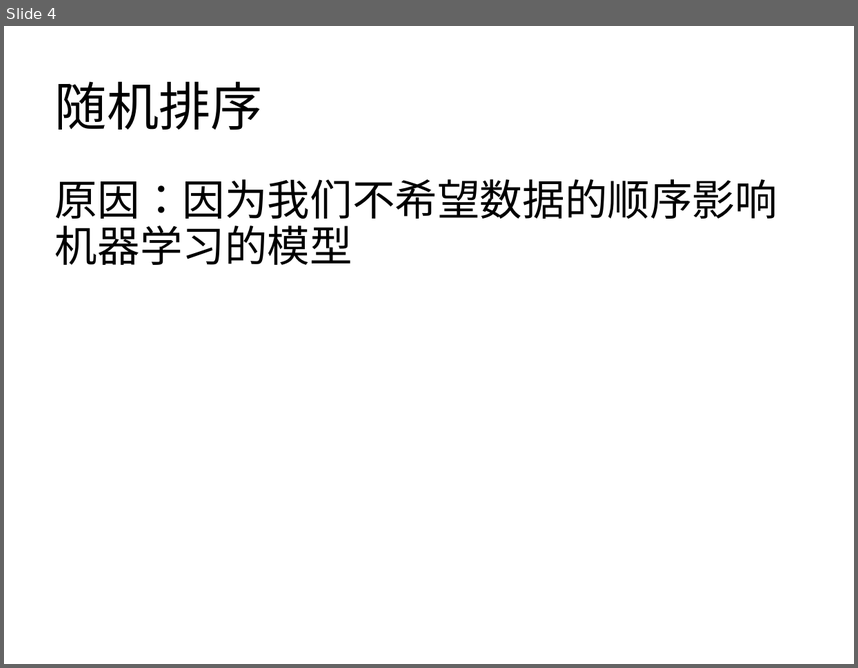
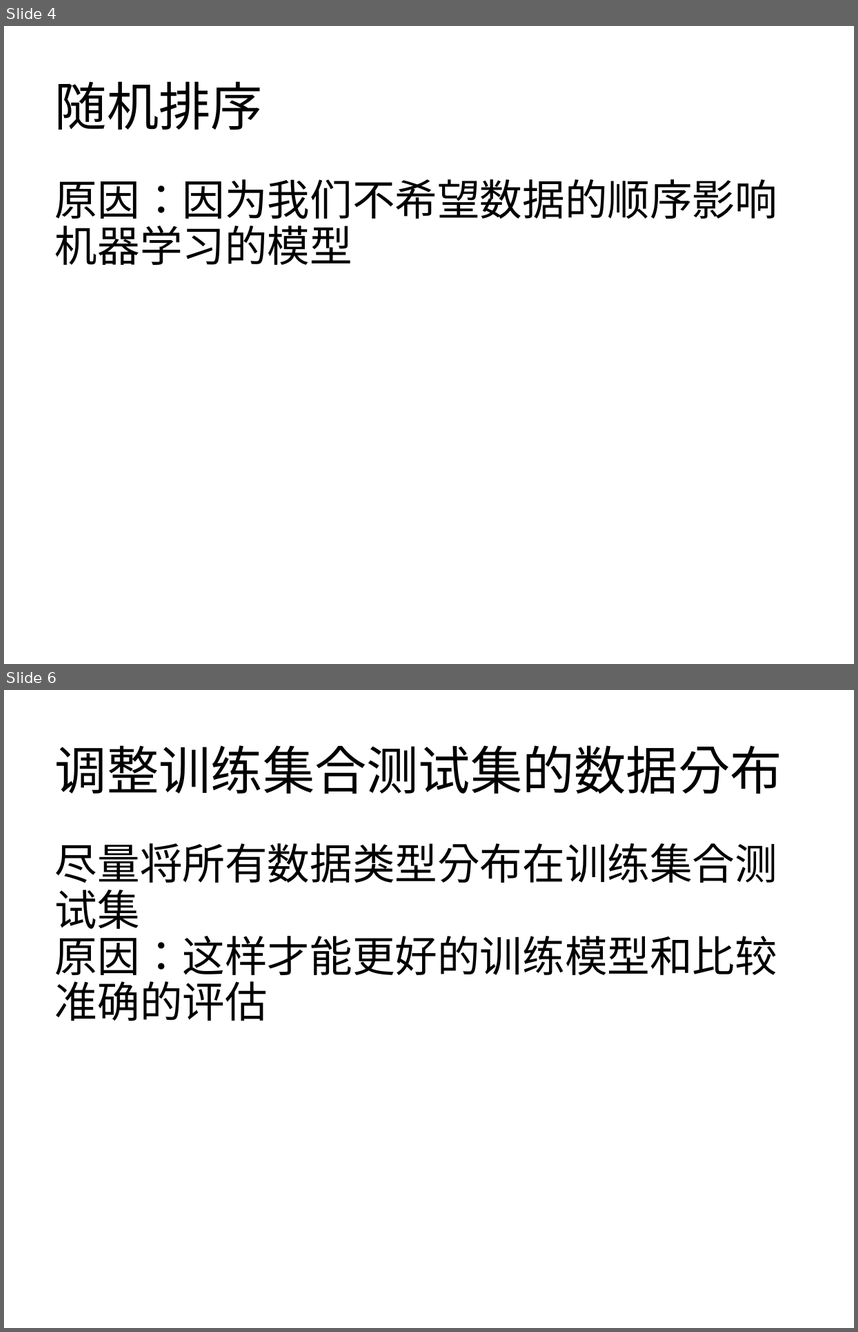
Before and after one commit to zznan0o0/Machine-Learning-materilas, a slide deck: 机器学习.pptx. Shown one above the other, each under a label of ours: slide 4 before the commit, slides 4 and 6 after it; the slides between them are not shown. The pictures are 858x668 and 858x1332 pixels, drawn with LibreOffice and Linux fonts; fonts in the diff are those of the drawing. Boxes give left, top, right and bottom in pixels: in the first picture for what was removed or moved away, otherwise in the second. Text is boxed around its words. In the diff, an @@ line names an element or a change of style, - is before the commit and + after.

```diff
--- a/机器学习.pptx
+++ b/机器学习.pptx
@@ slide 6 added at [4,690,854,1328], background #FFFFFF @@
@@ title added at [55,745,782,793], 44 pt, text #000000 @@
+调整训练集合测试集的数据分布
@@ text added at [55,843,777,1021], 36 pt, text #000000 @@
+尽量将所有数据类型分布在训练集合测试集
+原因：这样才能更好的训练模型和比较准确的评估
```
Also in this commit, not shown: 1 slide changed, 16 other slides added.
